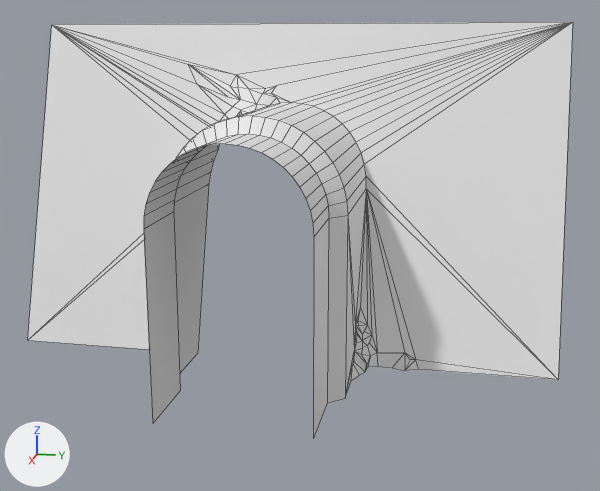
The FBX model Assets/Art/Meshs/1-Enviros/Kit/Tuto/SM_WallP_tuto_2.fbx, before and after one commit.
Before and after are seen from a 50 mm lens placed at (42.2, -5.2, 17.1), pointed at (1.6, -13.3, 6.9). The axes (+X, +Y, +Z) are drawn at lower left. The lights are the same throughout. The first picture is the older version. Mesh edges are drawn as thin lines. Materials are left out; every surface is plain grey. Where no turn or scale is listed for an object, it has been applied to the vertices.

The first picture shows 'SM_WallP_tuto_2'.
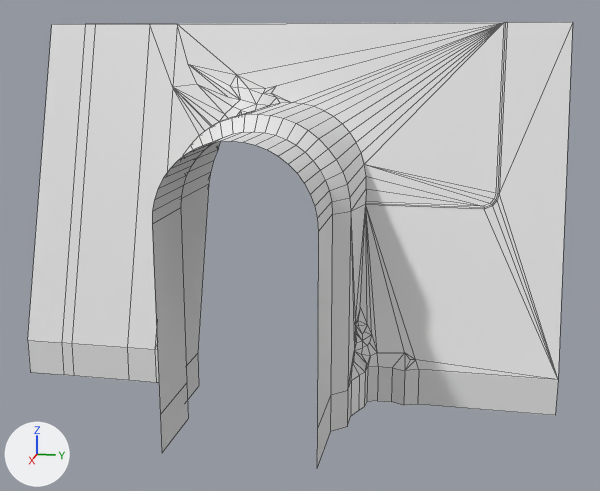
Pixel boxes (x1, y1, x2, y2) of what changed, in the pictures (600 x 491 px):
'SM_WallP_tuto_2', reshaped (7% taller): before (28, 22, 573, 438); after (28, 22, 573, 467)

Diff of the bpy script that builds the scene:
```diff
--- a/Assets/Art/Meshs/1-Enviros/Kit/Tuto/SM_WallP_tuto_2.fbx.py
+++ b/Assets/Art/Meshs/1-Enviros/Kit/Tuto/SM_WallP_tuto_2.fbx.py
@@ me_mesh @@
 # used by ob_sm_wallp_tuto_2; location = (0.0, 0.0, 0.0)
-me_mesh.from_pydata(...)  # 161 vertices, 180 faces; spans x -5.7..9.0, y -30.0..0.0, z 0.0..18.1
+me_mesh.from_pydata(...)  # 209 vertices, 224 faces; spans x -5.7..8.0, y -30.0..0.0, z -2.0..18.1
+# me_mesh part 1
+# 35 faces are deleted
+# 74 vertices in x 4.5..9.0, y -19.5..-10.5, z 0.0..13.7 move by (-1.0, 0.0, 0.0)
+# 1 vertex moves from x 4.5, y -19.5, z 0.0 to x 0.0, y -19.5, z -2.0
+# 33 vertices are added at x -5.7..3.5, y -27.8..-3.4, z -2.0..18.1
+# 15 new vertices lie (0.0, 0.0, -2.0) away from vertices in x 0.0..9.0, y -30.0..0.0, z 0.0
+# 79 new faces join them
```
